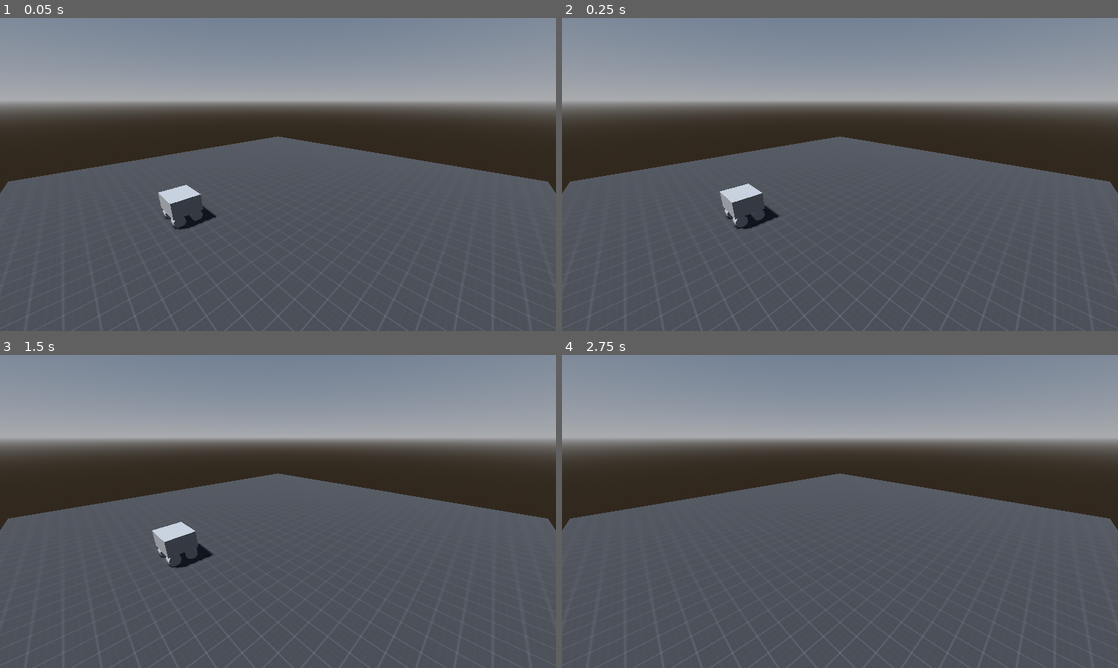
Above: before the commit, frames 1-4 (two rows, left to right).
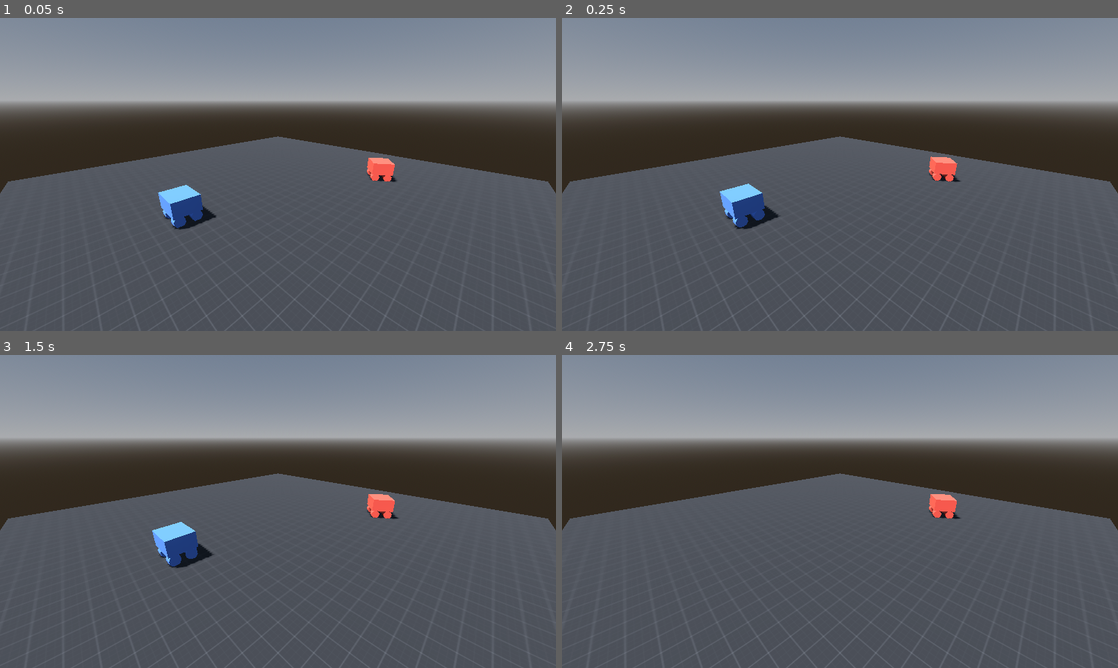
Above: after the commit, the same moments.

Repository: jozfeal/robot-sumo-sd
Game: Godot game, scene res://system/main.tscn
Same seed, same stepped clock (60 frames per second), same inputs: the game is played once before the commit and once after it.
Inputs:
- Up to frame 1 (0.05 s): no input
- Up to frame 2 (0.25 s): no input
- Up to frame 3 (1.5 s): tap Enter at 0.5 s; hold D (right) 0.53-1.28 s; tap Space at 1.25 s; hold S (backward) from 1.28 s (still down)
- Up to frame 4 (2.75 s): release S (backward) at 2.03 s; hold D (right) from 2.03 s (still down)

The runs differ from the first frame. In frame 1, 1.1% of the frame differs, in the area x 28-72%, y 44-68%; in frame 2, 1.1%; in frame 3, 1.1%, in the area x 27-72%, y 44-68%; in frame 4, 0.3%.

Commit message:
Added Multiple Robots
Multiple robots can be added to the same scene, and a color for each can be picked out in the inspector.

Diff:
--- /dev/null
+++ b/godot-demo/robots/base_robot.gd
@@ -0,0 +1,7 @@
+class_name Robot
+extends VehicleBody3D
+
+@export var color: Color
+
+func _ready() -> void:
+	$Body.material.albedo_color = color
--- a/godot-demo/robots/base_robot.tscn
+++ b/godot-demo/robots/base_robot.tscn
@@ -1,4 +1,9 @@
 [gd_scene format=3 uid="uid://c07dkdxs2thr"]
+
+[ext_resource type="Script" uid="uid://c14rsrpxe1doh" path="res://robots/base_robot.gd" id="1_1138r"]
+
+[sub_resource type="StandardMaterial3D" id="StandardMaterial3D_1138r"]
+resource_local_to_scene = true
 
 [sub_resource type="BoxShape3D" id="BoxShape3D_xrivr"]
 size = Vector3(1.2, 0.6, 1)
@@ -7,10 +12,12 @@
 mass = 20.0
 center_of_mass_mode = 1
 center_of_mass = Vector3(0, -0.2, 0)
+script = ExtResource("1_1138r")
 
 [node name="Body" type="CSGBox3D" parent="." unique_id=333817671]
 transform = Transform3D(1, 0, 0, 0, 1, 0, 0, 0, 1, 0, 0.65, 0)
 size = Vector3(1.2, 0.6, 1)
+material = SubResource("StandardMaterial3D_1138r")
 
 [node name="BackLeft" type="VehicleWheel3D" parent="." unique_id=433389740]
 transform = Transform3D(1, 0, 0, 0, 1, 0, 0, 0, 1, -0.4, 0.2, -0.3)
@@ -29,6 +36,7 @@
 radius = 0.2
 height = 0.3
 sides = 10
+material = SubResource("StandardMaterial3D_1138r")
 
 [node name="BackRight" type="VehicleWheel3D" parent="." unique_id=117017481]
 transform = Transform3D(1, 0, 0, 0, 1, 0, 0, 0, 1, 0.4, 0.2, -0.3)
@@ -47,6 +55,7 @@
 radius = 0.2
 height = 0.3
 sides = 10
+material = SubResource("StandardMaterial3D_1138r")
 
 [node name="FrontLeft" type="VehicleWheel3D" parent="." unique_id=782166025]
 transform = Transform3D(1, 0, 0, 0, 1, 0, 0, 0, 1, -0.4, 0.2, 0.3)
@@ -65,6 +74,7 @@
 radius = 0.2
 height = 0.3
 sides = 10
+material = SubResource("StandardMaterial3D_1138r")
 
 [node name="FrontRight" type="VehicleWheel3D" parent="." unique_id=409956077]
 transform = Transform3D(1, 0, 0, 0, 1, 0, 0, 0, 1, 0.4, 0.2, 0.3)
@@ -83,6 +93,7 @@
 radius = 0.2
 height = 0.3
 sides = 10
+material = SubResource("StandardMaterial3D_1138r")
 
 [node name="CollisionShape3D" type="CollisionShape3D" parent="." unique_id=634927999]
 transform = Transform3D(1, 0, 0, 0, 1, 0, 0, 0, 1, 0, 0.65, 0)
--- a/godot-demo/system/main.tscn
+++ b/godot-demo/system/main.tscn
@@ -46,10 +46,15 @@
 [node name="Camera3D" type="Camera3D" parent="." unique_id=1823601430]
 transform = Transform3D(-0.7071068, 0.24184474, -0.66446304, 0, 0.9396926, 0.34202012, 0.7071068, 0.24184474, -0.66446304, -7, 4, -7)
 
-[node name="BaseRobot" parent="." unique_id=1119450236 instance=ExtResource("2_gisfo")]
+[node name="BlueRobot" parent="." unique_id=1119450236 instance=ExtResource("2_gisfo")]
 transform = Transform3D(1, 0, 0, 0, 1, 0, 0, 0, 1, 0, 0, -4.8750362)
+color = Color(0.3527628, 0.5527516, 1, 1)
+
+[node name="RedRobot" parent="." unique_id=651725520 instance=ExtResource("2_gisfo")]
+transform = Transform3D(-0.5634239, 0, 0.826168, 0, 1, 0, -0.826168, 0, -0.5634239, -3.4664612, 0, 4.353595)
+color = Color(0.9998551, 0.36102337, 0.29374388, 1)
 
 [node name="VehicleController3D" type="Node" parent="." unique_id=1020259177 node_paths=PackedStringArray("vehicle")]
 script = ExtResource("3_6558x")
-vehicle = NodePath("../BaseRobot")
+vehicle = NodePath("../BlueRobot")
 engine_power = 100.0
Not shown, added: godot-demo/robots/base_robot.gd.uid
